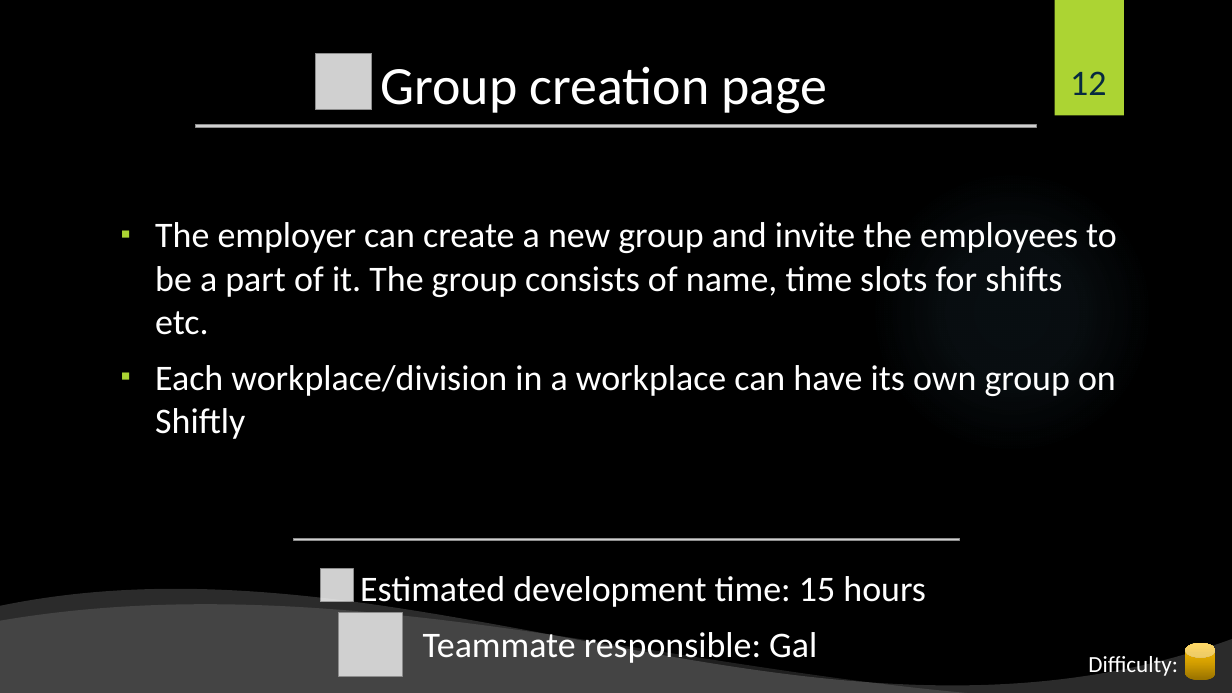
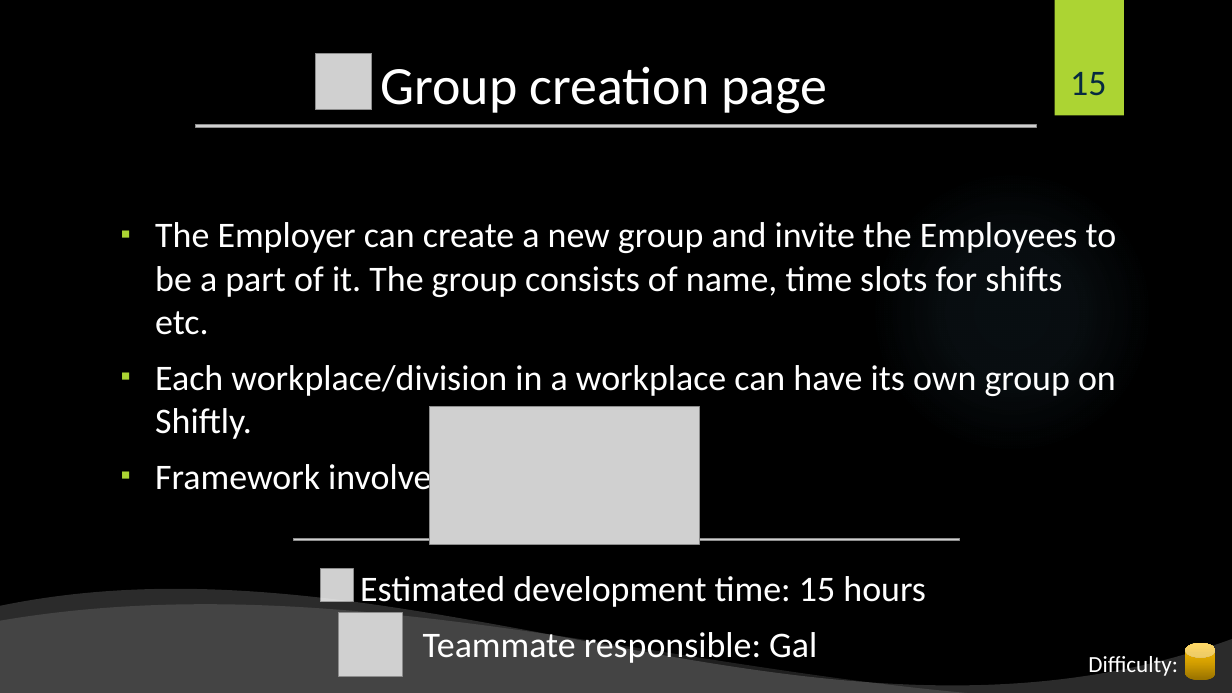
Before and after one commit to shiftlyapp/Shiftly, a slide deck: slide 15 of Backlog.pptx (slide 12 before the commit). Drawn at 1232x693 pixels with LibreOffice and Linux fonts; fonts in the diff are those of the drawing; grey boxes stand for pictures; background and template pictures are left out. Boxes give left, top, right and bottom in pixels: in the first picture for what was removed or moved away, otherwise in the second. Text is boxed around its words. In the diff, an @@ line names an element or a change of style, - is before the commit and + after.

```diff
--- a/Backlog.pptx
+++ b/Backlog.pptx
@@ page number at <box>1070,72,1106,95</box>: text changed @@
-12
+15
@@ text at <box>155,222,1117,498</box>: text changed @@
-▪ The employer can create a new group and invite the employees to be a part of it. The group consists of name, time slots for shifts etc.
-▪ Each workplace/division in a workplace can have its own group on Shiftly
+▪ The Employer can create a new group and invite the Employees to be a part of it. The group consists of name, time slots for shifts etc.
+▪ Each workplace/division in a workplace can have its own group on Shiftly.
+▪ Framework involved:
@@ picture added at <box>430,407,700,545</box> @@
```
Also in this commit, not shown: 15 other slides changed, 3 slides added.
